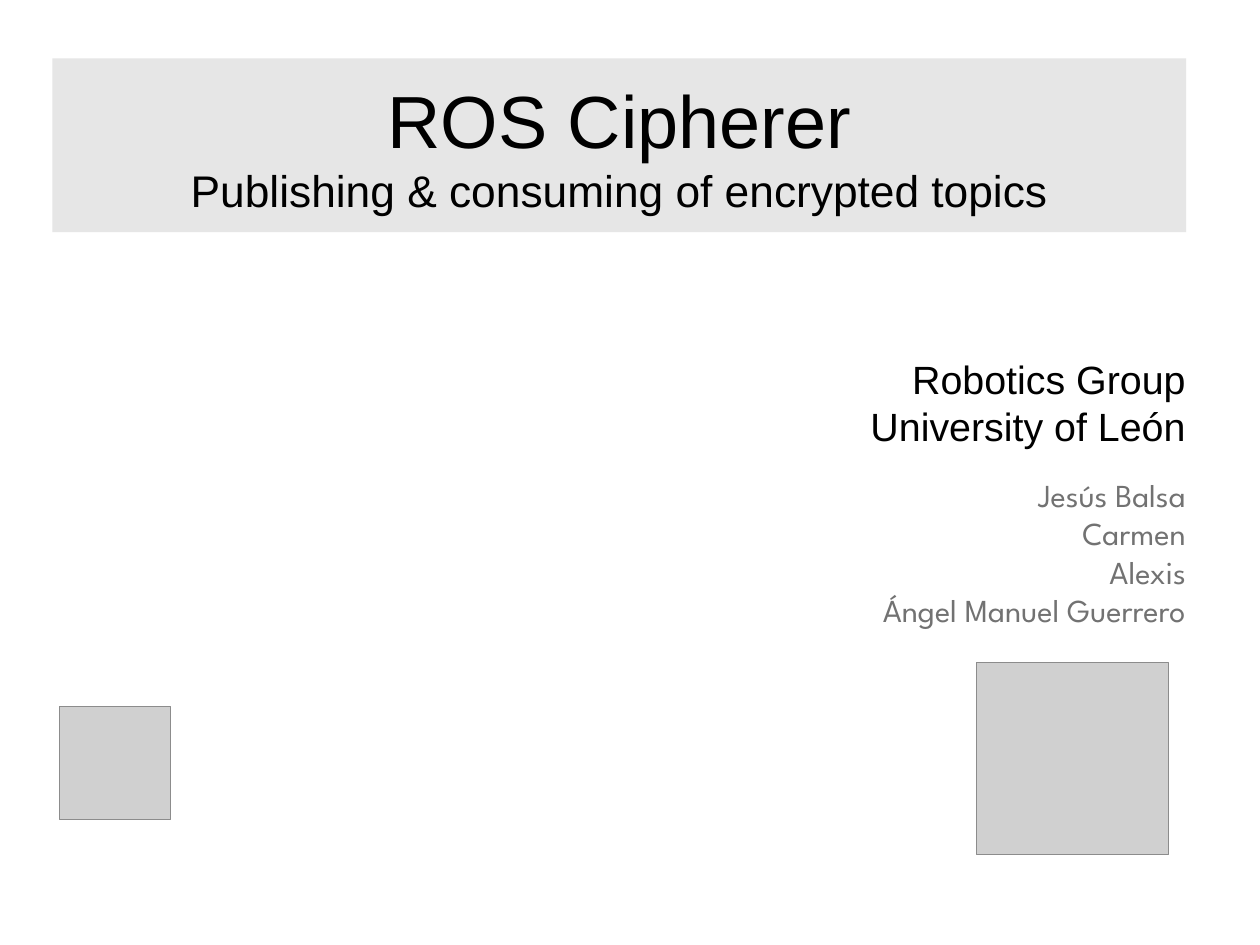
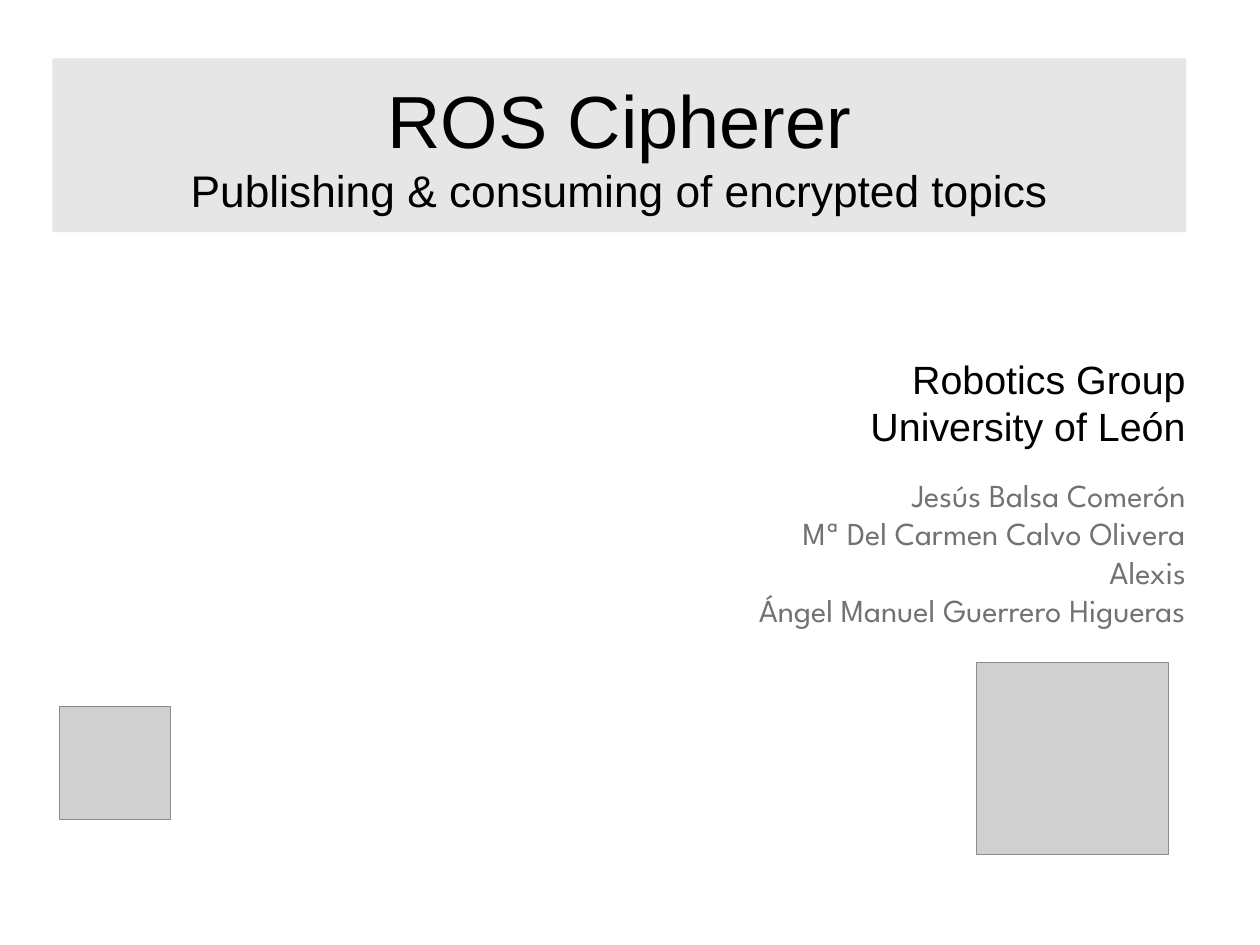
Before and after one commit to UleRobots/ROS-cipherer, a slide deck: slide 1 of Doc/ros-cipherer-presentation-v2.odp. Drawn at 1260x945 pixels with LibreOffice and Linux fonts; fonts in the diff are those of the drawing; grey boxes stand for pictures. Boxes give left, top, right and bottom in pixels: in the first picture for what was removed or moved away, otherwise in the second. Text is boxed around its words. In the diff, an @@ line names an element or a change of style, - is before the commit and + after.

```diff
--- a/Doc/ros-cipherer-presentation-v2.odp
+++ b/Doc/ros-cipherer-presentation-v2.odp
@@ text at [803, 485, 1185, 546]: text changed @@
-Jesús Balsa
-Carmen
+Jesús Balsa Comerón
+Mª Del Carmen Calvo Olivera
@@ text at [759, 595, 1185, 629]: text changed @@
-Ángel Manuel Guerrero
+Ángel Manuel Guerrero Higueras
```
Also in this commit, not shown: 2 other slides changed.
